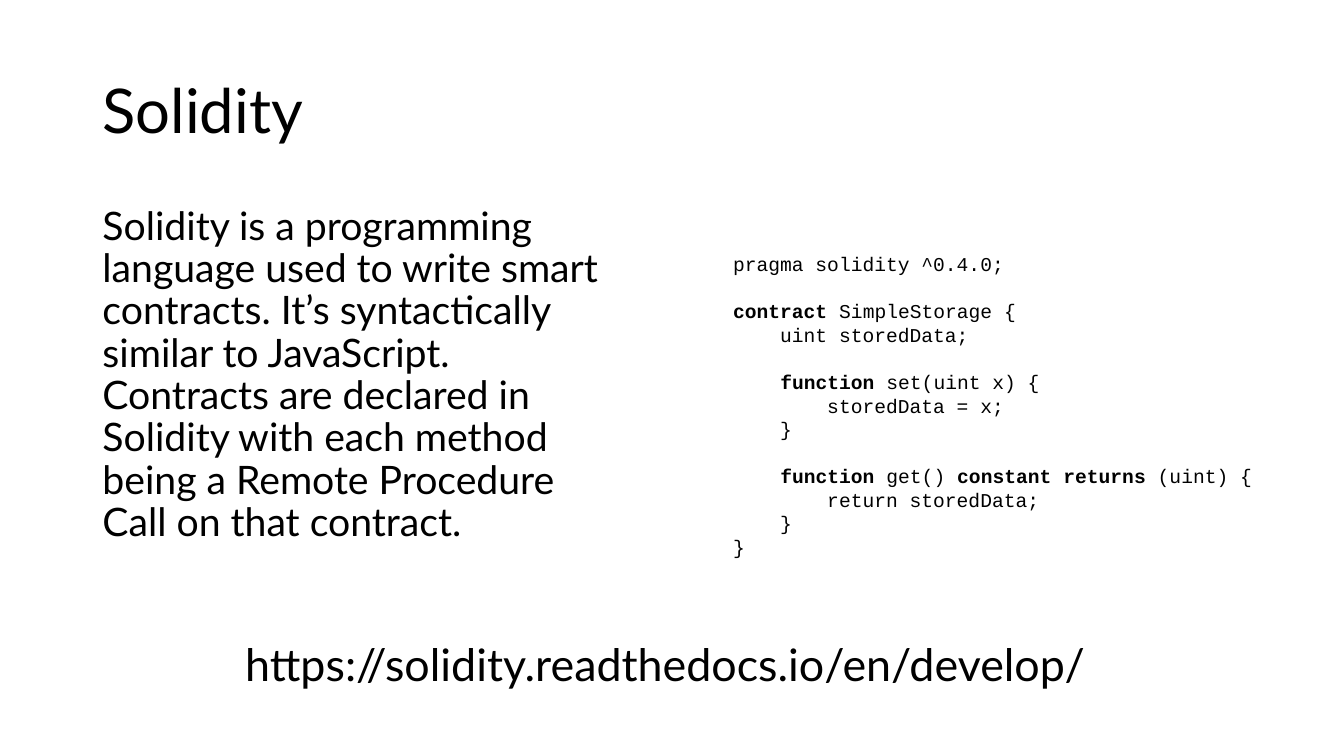
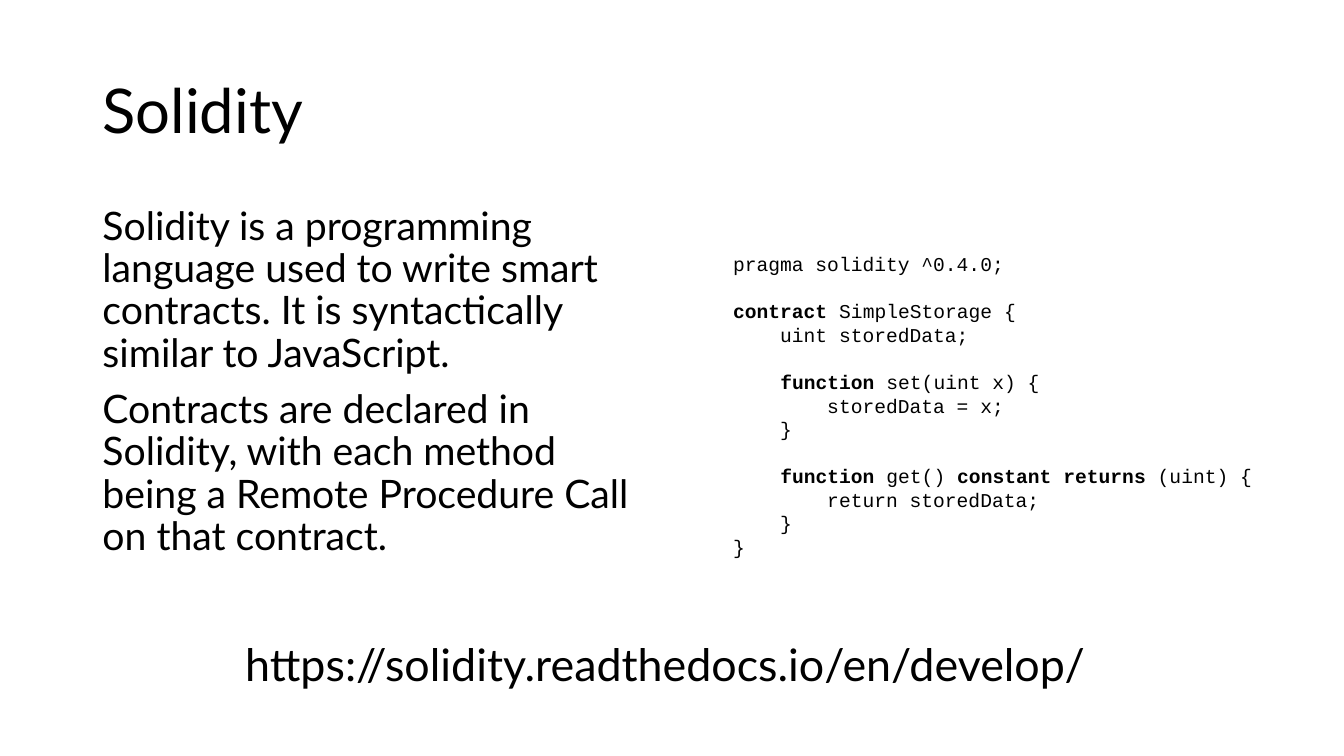
Before and after one commit to microsoft/AcademicContent, a slide deck: slide 10 of Workshop/19. Blockchain on Azure/Blockchain on Azure.pptx. Drawn at 1344x756 pixels with LibreOffice and Linux fonts; fonts in the diff are those of the drawing. Boxes give left, top, right and bottom in pixels: in the first picture for what was removed or moved away, otherwise in the second. Text is boxed around its words. In the diff, an @@ line names an element or a change of style, - is before the commit and + after.

```diff
--- a/Workshop/19. Blockchain on Azure/Blockchain on Azure.pptx
+++ b/Workshop/19. Blockchain on Azure/Blockchain on Azure.pptx
@@ text at (102,211,628,551): text changed @@
-Solidity is a programming language used to write smart contracts. It’s syntactically similar to JavaScript. Contracts are declared in Solidity with each method being a Remote Procedure Call on that contract.
+Solidity is a programming language used to write smart contracts. It is syntactically similar to JavaScript.
+Contracts are declared in Solidity, with each method being a Remote Procedure Call on that contract.
```
Also in this commit, not shown: 12 other slides changed.
